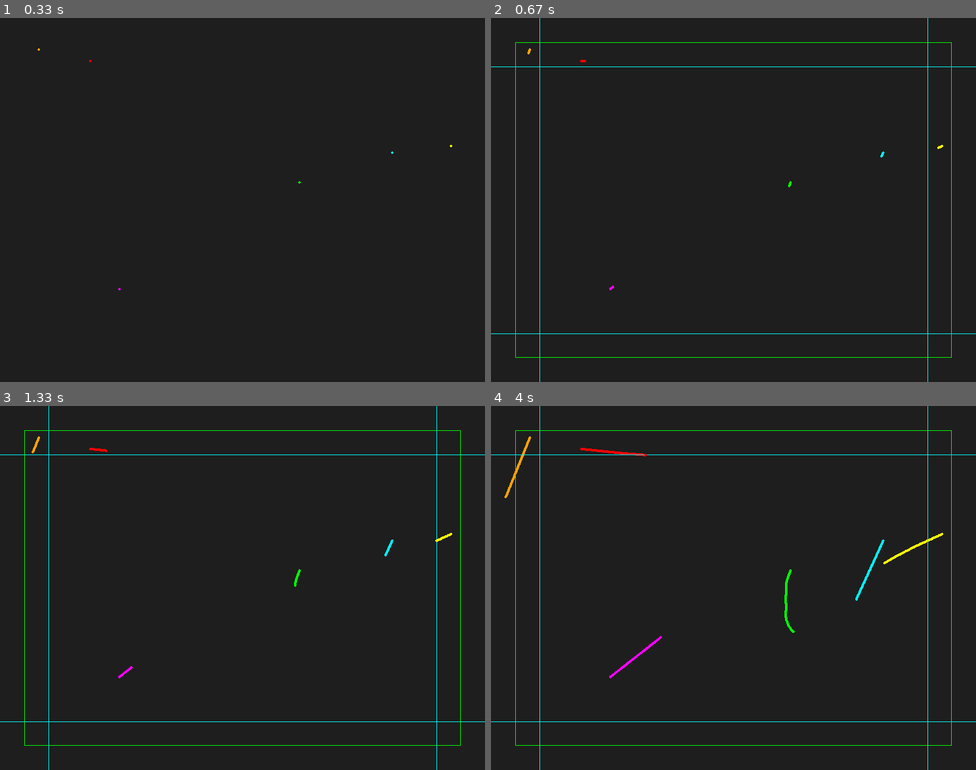
Above: before the commit, frames 1-4 (two rows, left to right).
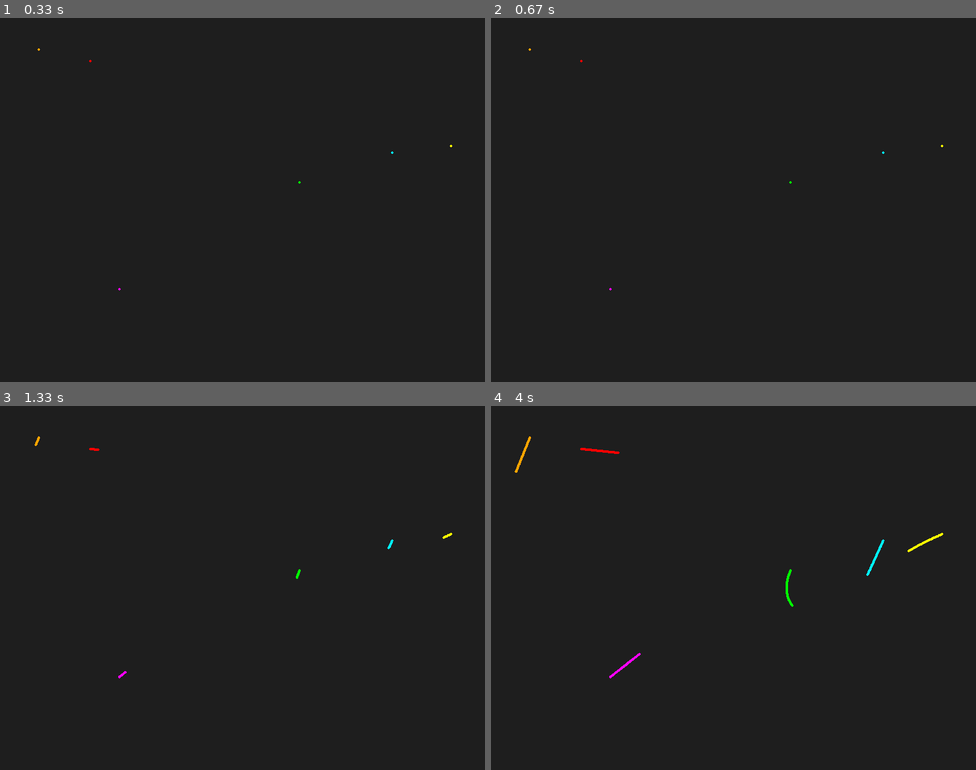
Above: after the commit, the same moments.

Repository: f-weissenbacher/achtung-die-python
Game: pygame game, started from game.py
Same seed, same stepped clock (60 frames per second), same inputs: the game is played once before the commit and once after it.
Inputs:
- Up to frame 1 (0.33 s): no input
- Up to frame 2 (0.67 s): tap Space at 0.33 s
- Up to frame 3 (1.33 s): tap Space at 0.67, 1.07 s; hold Left from 1 s (still down)
- Up to frame 4 (4 s): tap Space at 1.37, 1.63, 1.97, 2.4, 2.8, 3.1, 3.3, 3.6, 3.87 s; release Left at 1.53 s; hold Down 1.57-1.87 s; hold Left 1.9-2.3 s; tap X at 2.05, 3.38 s; hold Down 2.33-2.7 s; tap 1 at 2.48, 3.95 s; hold Left 2.73-3.2 s; hold Left 3.23-3.77 s; hold Left from 3.8 s (still down)

Frame 1 is identical in both runs. In frame 2, 1.1% of the frame differs, in the area x 0-100%, y 0-100%; in frame 3, 1.2%; in frame 4, 1.4%.

Commit message:
added pause function

Diff:
--- a/game.py
+++ b/game.py
@@ -5,6 +5,7 @@
 # Import pygame.locals for easier access to key coordinates
 # Updated to conform to flake8 and black standards
 import sys
+import time
 
 import pandas as pd
 import pygame
@@ -55,6 +56,8 @@
                      5: ("Magenta", pygame.Color("magenta")),
                      6: ("Blue", pygame.Color("turquoise1")),
                      }
+
+    bg_color = pygame.Color(30,30,30)
 
     def __init__(self, target_fps=30, game_speed_factor=1.0, run_until_last_player_dies=False,
                  mode="gui", wall_collision_penalty=200., self_collision_penalty=150., player_collision_penalty=100.,
@@ -73,6 +76,7 @@
         if mode in ["gui", "gui-debug", "headless"]:
             self.mode = mode
         self.running = False
+        self.paused = False
         self.screen_width = 800
         self.screen_height = 600
         self.min_turn_radius = 0.05 * self.screen_width # minimum turn radius in pixels
@@ -95,6 +99,7 @@
 
         self.players = []
         self.active_players = []
+        self.winner = None
         # Scoring
         self.scoreboard = {idx:0 for idx in AchtungDieKurveGame.player_keys}
         self.wall_collision_penalty = wall_collision_penalty   # subtracted from rewards in case of wall collision
@@ -105,18 +110,22 @@
         # Initialize pygame
         pygame.init()
         # Fonts
-        self.font = pygame.freetype.SysFont(pygame.freetype.get_default_font(), 30)
+        self.font = pygame.freetype.SysFont(pygame.freetype.get_default_font(), size=28)
+        #self.font = pygame.font.SysFont("Arial", size=30)
 
         # Create the screen object
         # The size is determined by the constant SCREEN_WIDTH and SCREEN_HEIGHT
         self.screen = pygame.display.set_mode((self.screen_width, self.screen_height))
-        self.screen.fill(pygame.Color(30,30,30))
+        self.screen.fill(self.bg_color)
         # Setup game clock
         self.clock = pygame.time.Clock()
 
         # Debug flags
         self.run_until_last_player_dies = run_until_last_player_dies
         self.ignore_self_collisions = ignore_self_collisions
+
+        # Diagnostics
+        self.timing_stats = []
 
         colorama.init()
 
@@ -251,9 +260,14 @@
 
 
     def move_players(self, pressed_keys, draw=True, draw_debug=False):
-        """ Advance players by one tick/frame"""
+        """ Advance players by one tick/frame
+
+        Returns: timing information
+        """
         # Refill screen to remove old player/enemy positions
         # screen.fill((0,0,0))
+
+        timing = {'coll_checks':0., 'draw':0., 'draw_dbg':0.}
 
         for p in self.active_players:
             # Process player input
@@ -262,10 +276,15 @@
             p.move()
             # Draw player at its current position
             if draw:
+                t0 = time.time()
                 p.draw(self.screen)
+                timing['draw'] += time.time() - t0
             if draw_debug:
+                t0 = time.time()
                 p.draw_debug_info(self.screen)
-
+                timing['draw_dbg'] += time.time() - t0
+
+            t0 = time.time()
             # Detect wall collisions
             if self.detect_wall_collision(p):
                 logging.info(f"{p} hit the walls")
@@ -286,11 +305,17 @@
                         self.disable_player(p, ReasonOfDeath.OpponentCollision)
                         break
 
+            timing['coll_checks'] += time.time() - t0
+
+        return timing
+
 
     def get_game_state(self):
         game_state = {}
         for p in self.players:
-            game_state[p.idx] = {'alive': p in self.active_players, 'trail': np.asarray(p.trail)}
+            game_state[p.idx] = {'alive': p in self.active_players,
+                                 'trail': np.asarray(p.trail),
+                                 'angles': np.asarray(p.angle_history)}
 
         return game_state
 
@@ -323,6 +348,8 @@
     def tick_forward(self):
         """
         Advance game state by one tick
+
+        Return timing info
         """
         self.current_frame += 1
         logging.debug(f">==== Frame {self.current_frame:d} ===============")
@@ -331,38 +358,46 @@
         pressed_keys = pygame.key.get_pressed()
 
         # Query AI-players for steering input
+        t0_ai = time.time()
         game_state = self.get_game_state()
         for ap in self.active_players:
             if isinstance(ap, AIPlayer):
                 steering = ap.get_keypresses(game_state=game_state)
                 ap.apply_steering(steering)
+        dt_ai = time.time() - t0_ai
 
         if self.mode == "gui":
-            self.move_players(pressed_keys, draw=True, draw_debug=False)
+            timing = self.move_players(pressed_keys, draw=True, draw_debug=False)
         elif self.mode == "gui-debug":
-            self.move_players(pressed_keys, draw=True, draw_debug=True)
+            timing = self.move_players(pressed_keys, draw=True, draw_debug=True)
         else:
-            self.move_players(pressed_keys, draw=False, draw_debug=False)
+            timing = self.move_players(pressed_keys, draw=False, draw_debug=False)
+
+        timing['ai'] = dt_ai
 
         if len(self.active_players) == 1:
-            winner = self.active_players[0]
+            self.winner = self.active_players[0]
             if not self.run_until_last_player_dies:
-                win_msg = f"{winner} won!"
-                logging.info(win_msg)
-                if self.mode == "gui":
-                    self.font.render_to(self.screen, (int(0.25 * self.screen_width), int(0.5 * self.screen_height)), win_msg,
-                                    winner.color)
                 self.running = False
 
         elif len(self.active_players) == 0:
             self.running = False
 
+        return timing
+
 
     def reverse_tick(self):
         "Step back game by 1 tick"
 
         for p in self.players:
             p.undo_last_move()
+
+    def toggle_pause(self):
+        self.paused = not self.paused
+        if self.paused:
+            logging.info("Game paused")
+        else:
+            logging.info("Game continued")
 
     def run_game_loop(self, close_when_finished=True):
         self.draw_start_positions()
@@ -374,6 +409,7 @@
         closed_by_user = False
         # Main loop
         while self.running:
+            timing = {}
             # Look at every event in the queue
             for event in pygame.event.get():
                 # Did the user hit a key?
@@ -381,24 +417,44 @@
                     # Was it the Escape key? If so, stop the loop.
                     if event.key == pygame.K_ESCAPE:
                         closed_by_user = True
+                    if event.key == pygame.K_SPACE:
+                        self.toggle_pause()
 
                 # Did the user click the window close button? If so, stop the loop.
                 elif event.type == pygame.QUIT:
                     closed_by_user = True
+
+            if self.paused:
+                time.sleep(1/self.target_fps)
+                continue
 
             if closed_by_user:
                 logging.info("Game was stopped by user")
                 self.running = False
                 self.quit()
 
-            self.draw_wall_zones()
-            self.tick_forward()
+            if "debug" in self.mode:
+                t0 = time.time()
+                self.draw_wall_zones()
+                timing['draw_dbg'] = time.time() - t0
+
+            tf_timing = self.tick_forward()
+            timing.update(tf_timing)
 
             # Render the display (flip everything to the display)
-            pygame.display.flip()
+            t0 = time.time()
+            if "gui" in self.mode:
+                pygame.display.flip()
+            timing['draw'] += time.time() - t0
+
+            self.timing_stats.append(timing)
 
             # Ensure program maintains a rate of 30 frames per second
             self.clock.tick(self.target_fps)
+
+        # game has finished
+        if self.mode == "gui" and self.winner is not None:
+            self.show_win_message()
 
         if close_when_finished:
             pygame.time.wait(1200)
@@ -406,6 +462,14 @@
         else:
             self.wait_for_window_close()
 
+
+    def show_win_message(self):
+        win_msg = f"{self.winner} won!"
+        logging.info(win_msg)
+        self.font.render_to(self.screen, (int(0.25 * self.screen_width), int(0.5 * self.screen_height)),
+                            text=win_msg, fgcolor=self.winner.color, bgcolor=self.bg_color)
+        pygame.display.flip()
+        #self.running = False
 
     def flush_display(self, wall_zones=True):
         if wall_zones:
@@ -446,12 +510,23 @@
             scoreboard = scoreboard.reset_index(drop=True)
             scoreboard.index += 1
             scoreboard_txt = str(scoreboard)
-
-            print("---- Scoreboard " + "-"*30)
+            line_width = scoreboard_txt.index('\n')
+            #print(line_width)
+            print("---- Scoreboard " + "-" * max([0,line_width-16]))
             print(scoreboard_txt)
         else:
-            print("---- Scoreboard " + "-" * 30)
             print(self.scoreboard)
+
+    def print_timing_stats(self):
+        timing_history = pd.DataFrame.from_records(self.timing_stats)
+        timing_history['total'] = timing_history.sum(axis=1)
+        average_times = timing_history.mean(axis=0) * 1000.
+        average_times.sort_values(ascending=False, inplace=True)
+        print("---- Computation Time [ms] per Frame (avg)")
+        print(average_times)
+        #print(timing_history)
+
+
 
     def quit(self, force=False):
         if self.running:
@@ -459,7 +534,7 @@
                 logging.warning("Forced 'quit()' was called on game that is still running")
             else:
                 logging.warning("Ignoring attempt to quit() called on game that is still running. If you really want to quit"
-                                "the game while running=True, use `game.quit(force=True)`.")
+                                "the game while running==True, use `game.quit(force=True)`.")
                 return
         else:
             logging.info("Closing game")
